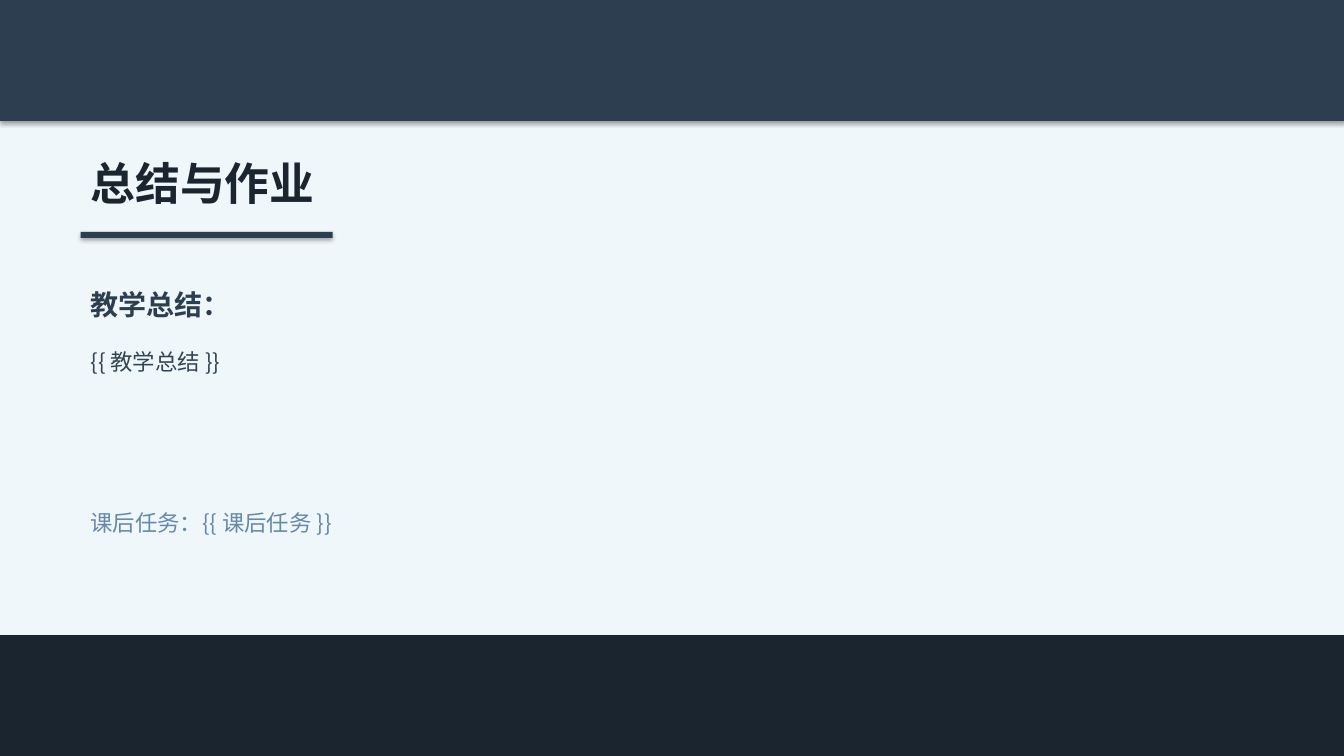
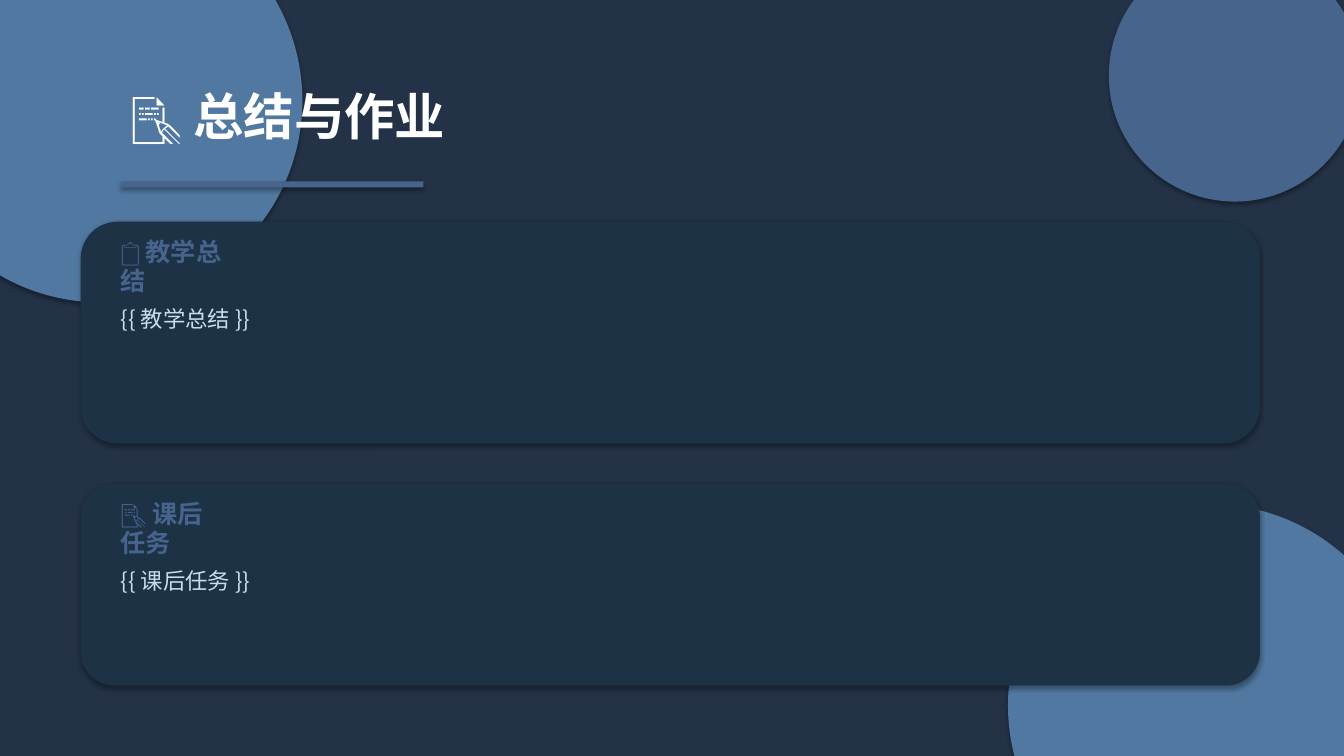
Before and after one commit to KK985956/water-intelligent-teaching, a slide deck: slide 9 of backend/data/template_general_water.pptx. Drawn at 1344x756 pixels with LibreOffice and Linux fonts; fonts in the diff are those of the drawing. Boxes give left, top, right and bottom in pixels: in the first picture for what was removed or moved away, otherwise in the second. Text is boxed around its words. In the diff, an @@ line names an element or a change of style, - is before the commit and + after.

```diff
--- a/backend/data/template_general_water.pptx
+++ b/backend/data/template_general_water.pptx
@@ background #F0F7FA to #FFFFFF @@
@@ rectangle: place and size @@
-rectangle at (0,0,1344,121)
+rectangle at (0,0,1344,756)
@@ rectangle at (0,0,1344,756): fill #2C3E50 to #233246 @@
@@ ellipse added at (0,0,302,302), fill #5078A0 @@
@@ ellipse added at (1109,0,1344,202), fill #46648C @@
@@ text at (193,84,445,148): text changed; size 32 to 36 pt; text colour #1A252F to #FFFFFF @@
-总结与作业
+📝 总结与作业
@@ rectangle: place and size @@
-rectangle at (81,232,333,238)
+rectangle at (121,181,423,188)
@@ rectangle at (121,181,423,188): fill #2C3E50 to #46648C @@
@@ rounded rectangle added at (81,222,1260,444), fill #1E3246 @@
@@ text at (121,240,222,292): text changed; size 16 to 18 pt; text colour #334455 to #46648C; bold on @@
-{{ 教学总结 }}
+📋 教学总结
@@ text at (141,308,230,329): text changed; size 20 to 16 pt; text colour #2C3E50 to #C8DCF0; bold off @@
-教学总结：
+{{ 教学总结 }}
@@ rounded rectangle added at (81,484,1260,686), fill #1E3246 @@
@@ text added at (121,502,202,554), 18 pt, text #46648C, bold @@
+📝 课后任务
@@ ellipse added at (1008,504,1344,756), fill #5078A0 @@
@@ text at (141,570,230,591): text changed; text colour #6688AA to #C8DCF0 @@
-课后任务：{{ 课后任务 }}
+{{ 课后任务 }}
@@ rectangle removed at (0,635,1344,756) @@
```
Also in this commit, not shown: 8 other slides changed, 3 other files.
